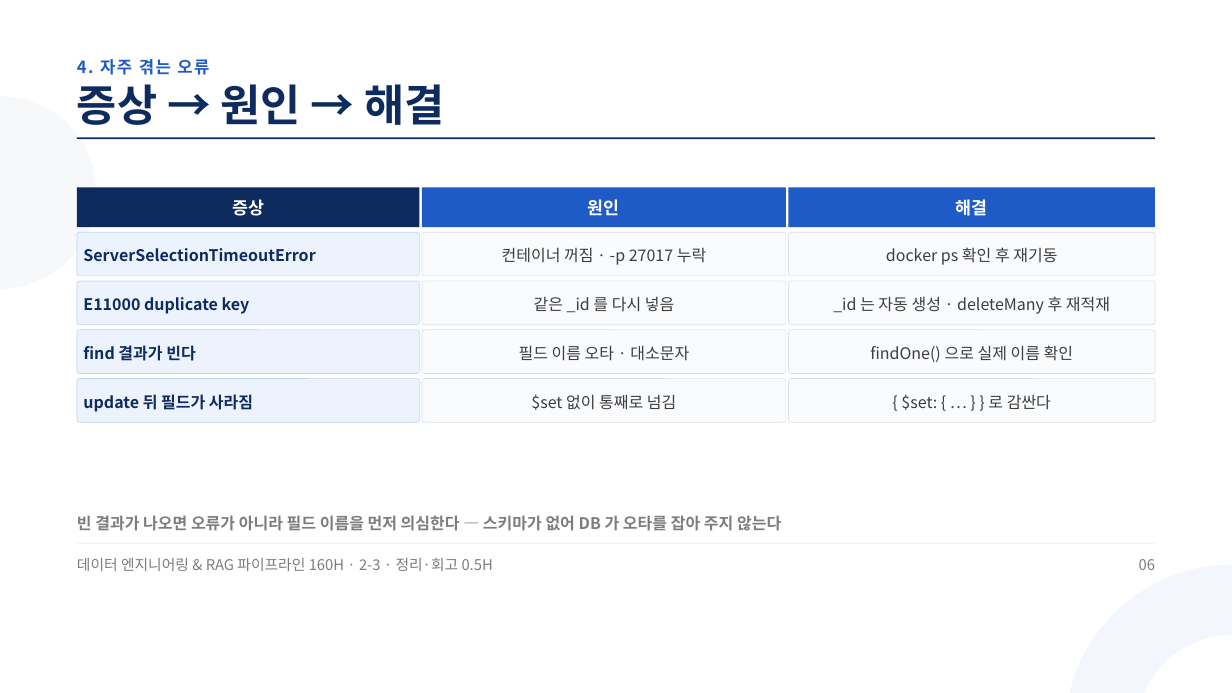
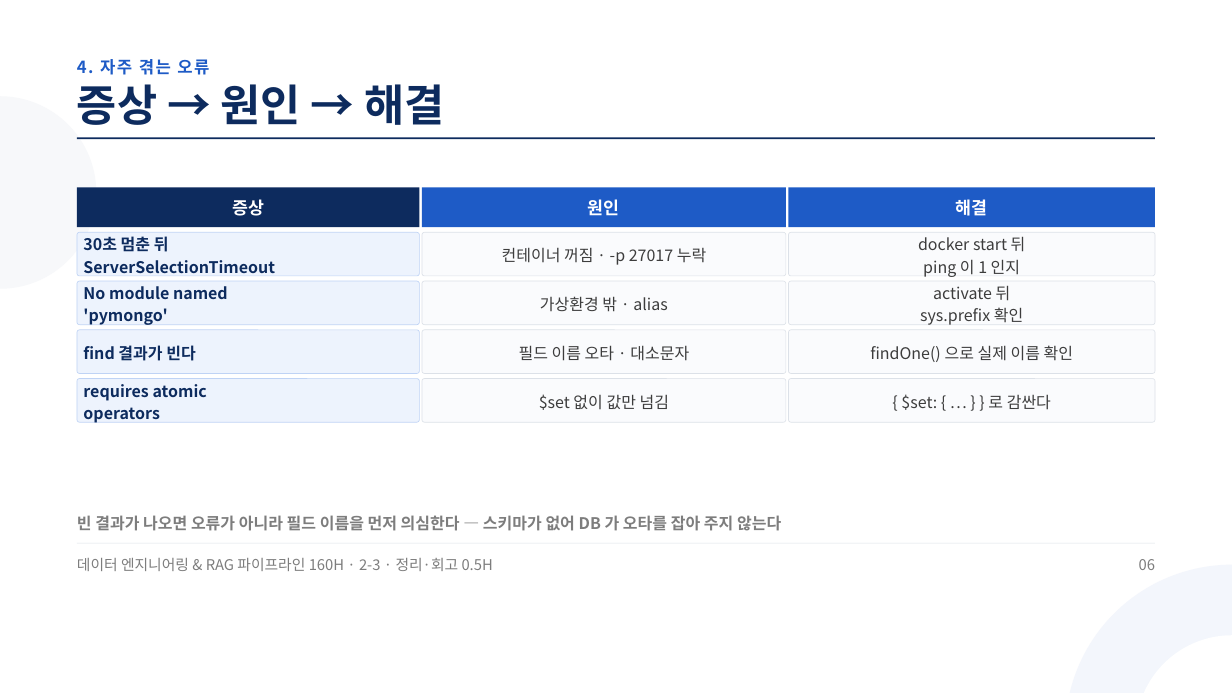
Before and after one commit to aebonlee/materials, a slide deck: slide 6 of data-eng/decks/w2d3s4.pptx. Drawn at 1232x693 pixels with LibreOffice and Linux fonts; fonts in the diff are those of the drawing. Boxes give left, top, right and bottom in pixels: in the first picture for what was removed or moved away, otherwise in the second. Text is boxed around its words. In the diff, an @@ line names an element or a change of style, - is before the commit and + after.

```diff
--- a/data-eng/decks/w2d3s4.pptx
+++ b/data-eng/decks/w2d3s4.pptx
@@ text at [83, 236, 275, 273]: text changed @@
-ServerSelectionTimeoutError
+30초 멈춘 뒤
+ServerSelectionTimeout
@@ text at [918, 236, 1026, 277]: text changed @@
-docker ps 확인 후 재기동
+docker start 뒤
+ping 이 1 인지
@@ text at [83, 286, 228, 325]: text changed @@
-E11000 duplicate key
+No module named
+'pymongo'
@@ text at [540, 296, 667, 312]: text changed @@
-같은 _id 를 다시 넣음
+가상환경 밖 · alias
@@ text at [920, 285, 1023, 325]: text changed @@
-_id 는 자동 생성 · deleteMany 후 재적재
+activate 뒤
+sys.prefix 확인
@@ text at [83, 384, 207, 423]: text changed @@
-update 뒤 필드가 사라짐
+requires atomic
+operators
@@ text at [539, 394, 669, 410]: text changed @@
-$set 없이 통째로 넘김
+$set 없이 값만 넘김
```
Also in this commit, not shown: 1 other slide changed, 9 other files.
